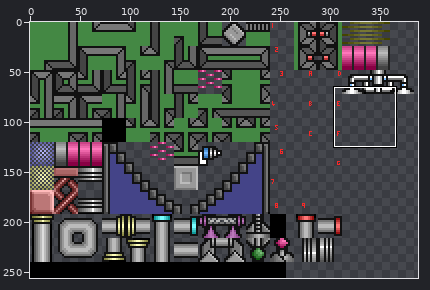
Edited in one commit: sprite sheet (Cataclysm/Assets/Tilesets/Tiles.png). The picture above shows the old version from afar; the outline marks the close-up.
Close-up. Old version:
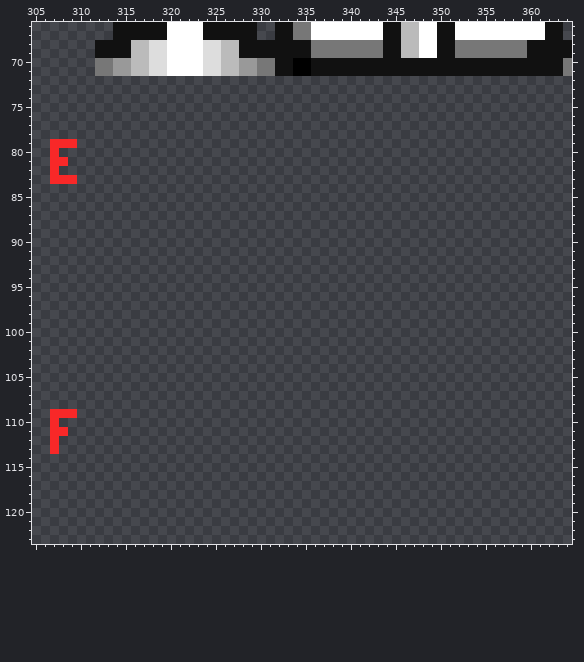
The file is 512x256 pixels. Shown: x 305..364, y 66..123. The wide view leaves out empty margins.
After the commit:
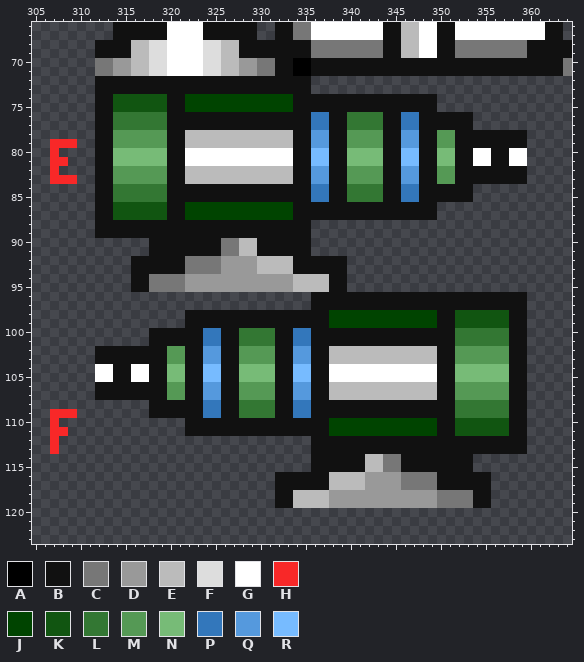
Palette (. is transparent): A #000000  B #111111  C #777777  D #999999  E #bbbbbb  F #dddddd  G #ffffff  H #f82828  J #004400  K #115511  L #337733  M #559955  N #77bb77  P #3377bb  Q #5599dd  R #77bbff
The edit:
Changed rows in their new state; - is an unchanged pixel.
first column x 312:
 72 BBBBBBBBBBBBBBBBBBBBBBBB------------------------
 73 BBBBBBBBBBBBBBBBBBBBBBBB------------------------
 74 BBKKKKKKBBJJJJJJJJJJJJBBBBBBBBBBBBBBBB----------
 75 BBKKKKKKBBJJJJJJJJJJJJBBBBBBBBBBBBBBBB----------
 76 BBLLLLLLBBBBBBBBBBBBBBBBPPBBLLLLBBPPBBBBBB------
 77 BBLLLLLLBBBBBBBBBBBBBBBBPPBBLLLLBBPPBBBBBB------
 78 BBMMMMMMBBEEEEEEEEEEEEBBQQBBMMMMBBQQBBMMBBBBBBBB
 79 BBMMMMMMBBEEEEEEEEEEEEBBQQBBMMMMBBQQBBMMBBBBBBBB
 80 BBNNNNNNBBGGGGGGGGGGGGBBRRBBNNNNBBRRBBNNBBGGBBGG
 81 BBNNNNNNBBGGGGGGGGGGGGBBRRBBNNNNBBRRBBNNBBGGBBGG
 82 BBMMMMMMBBEEEEEEEEEEEEBBQQBBMMMMBBQQBBMMBBBBBBBB
 83 BBMMMMMMBBEEEEEEEEEEEEBBQQBBMMMMBBQQBBMMBBBBBBBB
 84 BBLLLLLLBBBBBBBBBBBBBBBBPPBBLLLLBBPPBBBBBB------
 85 BBLLLLLLBBBBBBBBBBBBBBBBPPBBLLLLBBPPBBBBBB------
 86 BBKKKKKKBBJJJJJJJJJJJJBBBBBBBBBBBBBBBB----------
 87 BBKKKKKKBBJJJJJJJJJJJJBBBBBBBBBBBBBBBB----------
 88 BBBBBBBBBBBBBBBBBBBBBBBB------------------------
 89 BBBBBBBBBBBBBBBBBBBBBBBB------------------------
 90 ------BBBBBBBBCCEEBBBBBB------------------------
 91 ------BBBBBBBBCCEEBBBBBB------------------------
 92 ----BBBBBBCCCCDDDDEEEEBBBBBB--------------------
 93 ----BBBBBBCCCCDDDDEEEEBBBBBB--------------------
 94 ----BBCCCCDDDDDDDDDDDDEEEEBB--------------------
 95 ----BBCCCCDDDDDDDDDDDDEEEEBB--------------------
 96 ------------------------BBBBBBBBBBBBBBBBBBBBBBBB
 97 ------------------------BBBBBBBBBBBBBBBBBBBBBBBB
 98 ----------BBBBBBBBBBBBBBBBJJJJJJJJJJJJBBKKKKKKBB
 99 ----------BBBBBBBBBBBBBBBBJJJJJJJJJJJJBBKKKKKKBB
100 ------BBBBBBPPBBLLLLBBPPBBBBBBBBBBBBBBBBLLLLLLBB
101 ------BBBBBBPPBBLLLLBBPPBBBBBBBBBBBBBBBBLLLLLLBB
102 BBBBBBBBMMBBQQBBMMMMBBQQBBEEEEEEEEEEEEBBMMMMMMBB
103 BBBBBBBBMMBBQQBBMMMMBBQQBBEEEEEEEEEEEEBBMMMMMMBB
104 GGBBGGBBNNBBRRBBNNNNBBRRBBGGGGGGGGGGGGBBNNNNNNBB
105 GGBBGGBBNNBBRRBBNNNNBBRRBBGGGGGGGGGGGGBBNNNNNNBB
106 BBBBBBBBMMBBQQBBMMMMBBQQBBEEEEEEEEEEEEBBMMMMMMBB
107 BBBBBBBBMMBBQQBBMMMMBBQQBBEEEEEEEEEEEEBBMMMMMMBB
108 ------BBBBBBPPBBLLLLBBPPBBBBBBBBBBBBBBBBLLLLLLBB
109 ------BBBBBBPPBBLLLLBBPPBBBBBBBBBBBBBBBBLLLLLLBB
110 ----------BBBBBBBBBBBBBBBBJJJJJJJJJJJJBBKKKKKKBB
111 ----------BBBBBBBBBBBBBBBBJJJJJJJJJJJJBBKKKKKKBB
112 ------------------------BBBBBBBBBBBBBBBBBBBBBBBB
113 ------------------------BBBBBBBBBBBBBBBBBBBBBBBB
114 ------------------------BBBBBBEECCBBBBBBBB------
115 ------------------------BBBBBBEECCBBBBBBBB------
116 --------------------BBBBBBEEEEDDDDCCCCBBBBBB----
117 --------------------BBBBBBEEEEDDDDCCCCBBBBBB----
118 --------------------BBEEEEDDDDDDDDDDDDCCCCBB----
119 --------------------BBEEEEDDDDDDDDDDDDCCCCBB----
Boxes around the changes in both close-ups, in picture pixels (x1, y1, x2, y2):
added: (95, 76, 527, 508)
